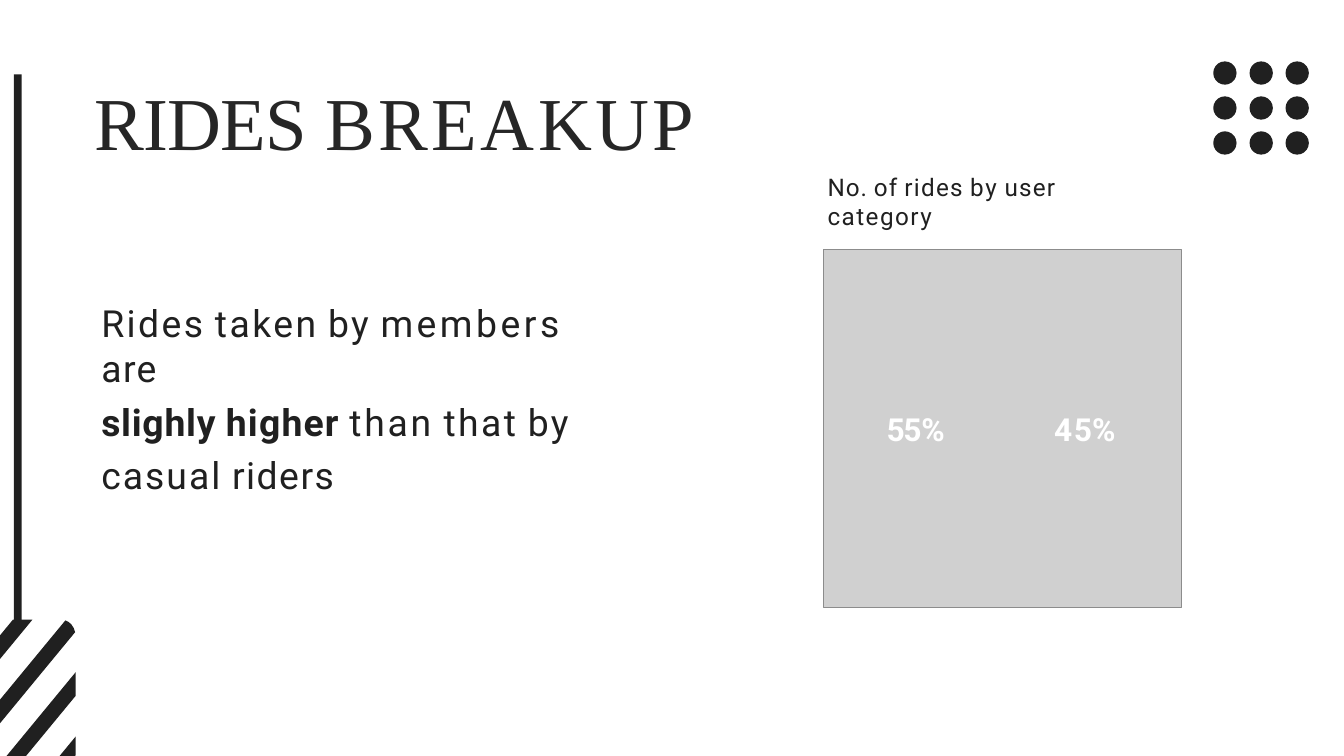
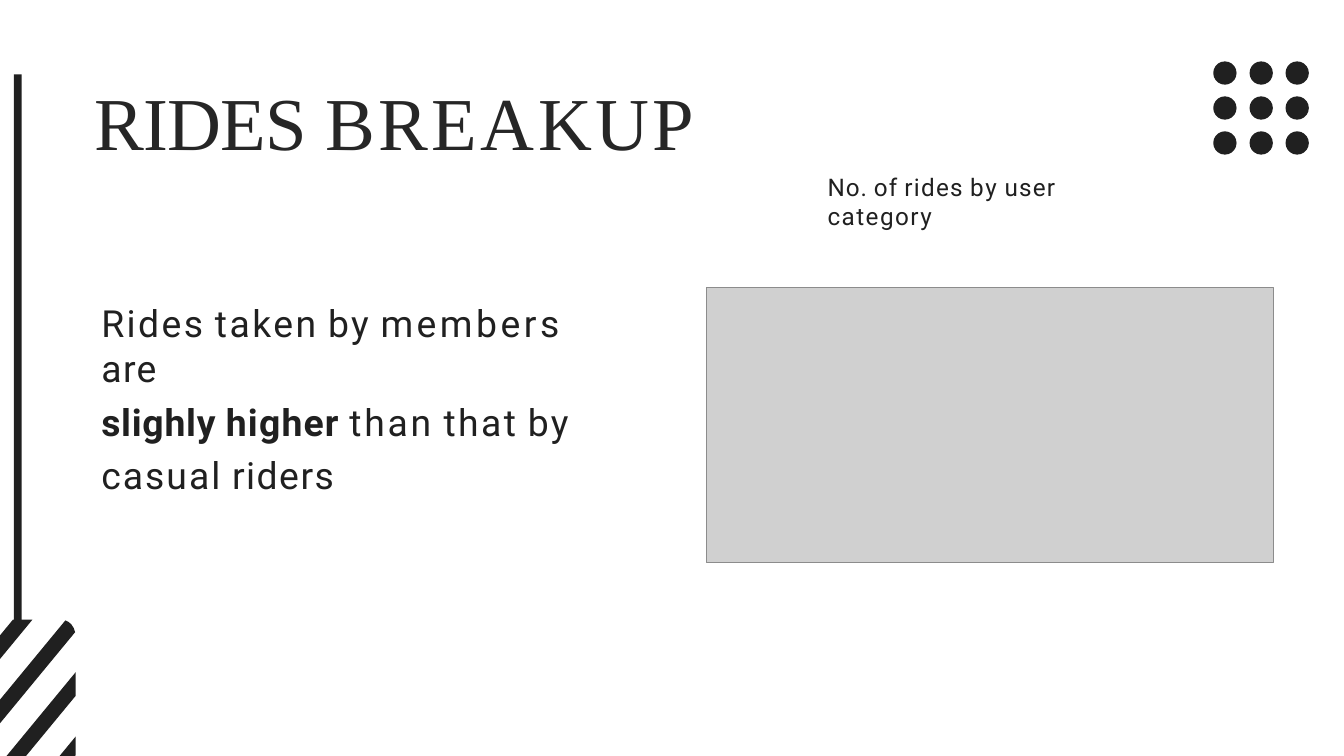
Before and after one commit to gobind-19/Google-data-analytics, a slide deck: slide 6 of Insights.pptx. Drawn at 1344x756 pixels with LibreOffice and Linux fonts; fonts in the diff are those of the drawing; grey boxes stand for pictures; background and template pictures are left out. Boxes give left, top, right and bottom in pixels: in the first picture for what was removed or moved away, otherwise in the second. Text is boxed around its words. In the diff, an @@ line names an element or a change of style, - is before the commit and + after.

```diff
--- a/Insights.pptx
+++ b/Insights.pptx
@@ picture: place and size @@
-picture at (824,249,1182,607)
+picture at (706,288,1273,562)
@@ text removed at (887,419,945,441) @@
-55%
@@ text removed at (1054,419,1115,441) @@
-45%
```
Also in this commit, not shown: 4 other slides changed.
